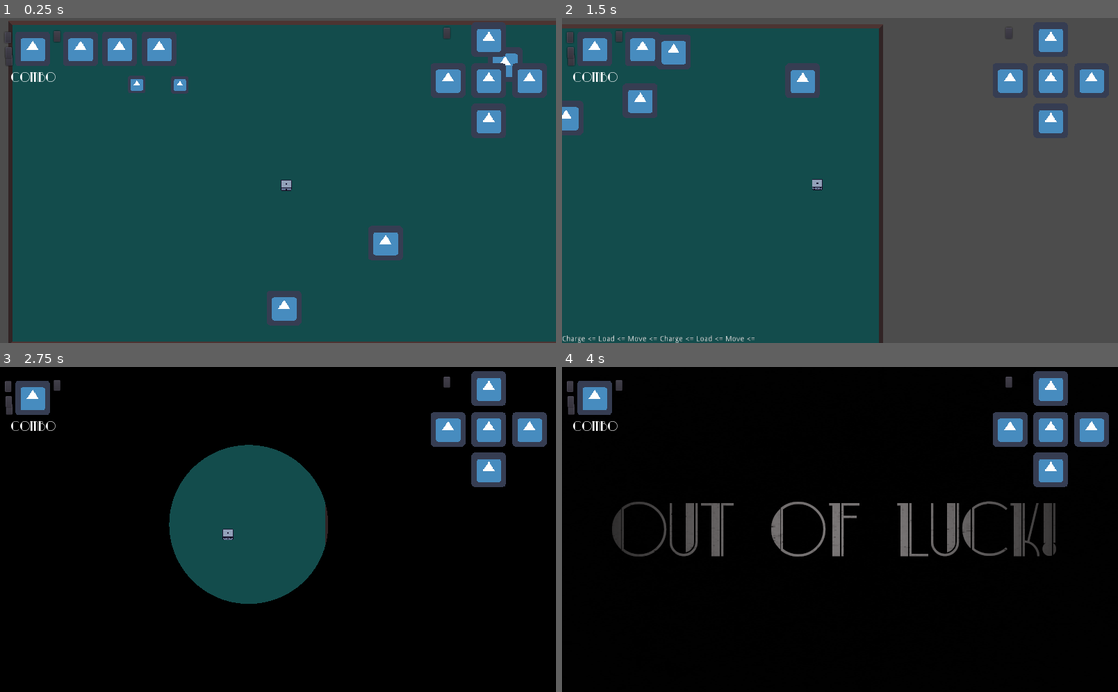
Above: before the commit, frames 1-4 (two rows, left to right).
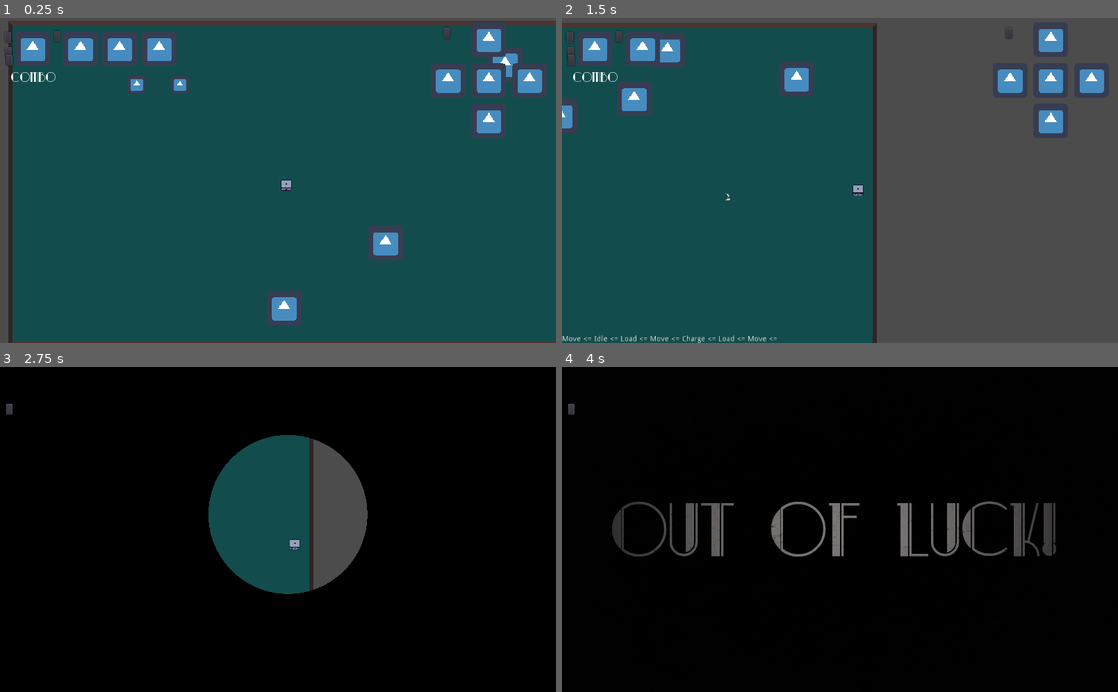
Above: after the commit, the same moments.

Repository: andrebariani/gmtk2022
Game: Godot game, scene res://src/Main.tscn
Two runs of this game, one before a commit and one after it. Both use one fixed random seed, a clock stepped at 60 frames per second and the inputs below. The engine's default icon, where the game draws it, is replaced by a stand-in: a white triangle on a blue panel in a dark square.
Inputs (mouse positions are in pixels of both pictures, inside the frame that each line leads up to):
- Up to frame 1 (0.25 s): no input
- Up to frame 2 (1.5 s): tap Enter (ui_accept) at 0.5, 0.77 s; move the mouse to (962, 164) at 0.52 s; hold D (move_right) 0.53-1.28 s; click (962, 164) at 0.6 s; move the mouse to (728, 196) at 1.27 s; hold S (move_down) from 1.28 s (still down); click (728, 196) at 1.35 s
- Up to frame 3 (2.75 s): tap Enter (ui_accept) at 1.52 s; move the mouse to (333, 458) at 2.02 s; release S (move_down) at 2.03 s; hold D (move_right) from 2.03 s (still down); tap Space (roll) at 2.1 s; click (333, 458) at 2.3 s
- Up to frame 4 (4 s): move the mouse to (812, 594) at 2.77 s; release D (move_right) at 2.78 s; hold W (move_up) 2.78-3.53 s; click (812, 594) at 2.85 s; tap Enter (ui_accept) at 3.02, 3.77 s; move the mouse to (1006, 578) at 3.52 s; hold A (move_left) from 3.53 s (still down); click (1006, 578) at 3.6 s

The runs differ from the first frame. In frame 1, less than 0.1% of the frame differs, in the area x 1-3%, y 11-12%; in frame 2, 4.4%; in frame 3, 12%, in the area x 0-99%, y 1-73%; in frame 4, 4.2%.

Commit message:
charge cooldown e feedback do cooldown

Diff:
--- a/src/Main.gd
+++ b/src/Main.gd
@@ -11,6 +11,10 @@
 func _enter_tree():
 	randomize()
 	PlayerReference.set_player($YSort/Player)
+
+
+func _ready():
+	Input.set_custom_mouse_cursor(GlobalNode.game_mouse)
 
 
 func _on_Player_rolled(_direction):
--- a/src/Main.tscn
+++ b/src/Main.tscn
@@ -47,13 +47,14 @@
 
 [node name="Ranged_enemy" parent="YSort" instance=ExtResource( 8 )]
 position = Vector2( 842, -467 )
+collision_layer = 2
 
 [node name="CanvasLayer" type="CanvasLayer" parent="."]
 
+[node name="UI" parent="CanvasLayer" instance=ExtResource( 4 )]
+
 [node name="ScreenShaders" parent="CanvasLayer" instance=ExtResource( 3 )]
 pause_mode = 2
-
-[node name="UI" parent="CanvasLayer" instance=ExtResource( 4 )]
 
 [node name="Pause" parent="CanvasLayer" instance=ExtResource( 7 )]
 
@@ -62,9 +63,6 @@
 
 [node name="Enemies_spawner" parent="." instance=ExtResource( 11 )]
 
-[node name="CollisionShape2D" parent="Enemies_spawner/Area2D" index="0"]
-position = Vector2( -0.5, -5.5 )
-
 [connection signal="advanced_combo" from="YSort/Player" to="." method="_on_Player_advanced_combo"]
 [connection signal="died" from="YSort/Player" to="." method="_on_Player_died"]
 [connection signal="health_changed" from="YSort/Player" to="." method="_on_Player_health_changed"]
--- a/src/entities/player/Player.gd
+++ b/src/entities/player/Player.gd
@@ -35,6 +35,8 @@
 onready var stateMachine = $StateMachine
 onready var dieFaces = $DieFaces
 onready var hitbox = $Hitbox
+
+onready var _pointer = $Pointer
 onready var _sprite = $Sprite
 onready var _hurtbox = $Hurtbox
 onready var _state_debug = $CanvasLayer/Debug/State
@@ -116,6 +118,17 @@
 	return inputHelper.inputs[key]
 
 
+func toggle_charge(value):
+	enablers.charge = value
+	if value:
+		Input.set_mouse_mode(Input.MOUSE_MODE_VISIBLE)
+		_pointer.visible = false
+	else:
+		Input.set_mouse_mode(Input.MOUSE_MODE_HIDDEN)
+		_pointer.frame = 0
+		_pointer.visible = true
+
+
 func set_enabler(enabler, value):
 	enablers[enabler] = value
 
@@ -154,6 +167,7 @@
 
 
 func _on_Charge_enemy_killed():
+	toggle_charge(true)
 	emit_signal("enemy_killed")
 
 	if dieFaces.get_current_face() == next_combo_face:
--- a/src/entities/player/Player.tscn
+++ b/src/entities/player/Player.tscn
@@ -10,12 +10,42 @@
 [ext_resource path="res://src/entities/player/DieFace.gd" type="Script" id=8]
 [ext_resource path="res://src/entities/player/states/Load.gd" type="Script" id=9]
 [ext_resource path="res://src/entities/player/states/Charge.gd" type="Script" id=10]
+[ext_resource path="res://assets/sprites/pointers/hourglass.png" type="Texture" id=11]
+[ext_resource path="res://src/entities/player/Pointer.gd" type="Script" id=12]
 
 [sub_resource type="RectangleShape2D" id=1]
 extents = Vector2( 20, 15 )
 
 [sub_resource type="RectangleShape2D" id=2]
 extents = Vector2( 67, 68 )
+
+[sub_resource type="AtlasTexture" id=3]
+atlas = ExtResource( 11 )
+region = Rect2( 0, 0, 16, 16 )
+
+[sub_resource type="AtlasTexture" id=4]
+atlas = ExtResource( 11 )
+region = Rect2( 16, 0, 16, 16 )
+
+[sub_resource type="AtlasTexture" id=5]
+atlas = ExtResource( 11 )
+region = Rect2( 32, 0, 16, 16 )
+
+[sub_resource type="AtlasTexture" id=6]
+atlas = ExtResource( 11 )
+region = Rect2( 48, 0, 16, 16 )
+
+[sub_resource type="AtlasTexture" id=7]
+atlas = ExtResource( 11 )
+region = Rect2( 64, 0, 16, 16 )
+
+[sub_resource type="SpriteFrames" id=8]
+animations = [ {
+"frames": [ SubResource( 3 ), SubResource( 4 ), SubResource( 5 ), SubResource( 6 ), SubResource( 7 ) ],
+"loop": true,
+"name": "default",
+"speed": 5.0
+} ]
 
 [node name="Player" type="KinematicBody2D"]
 script = ExtResource( 2 )
@@ -59,6 +89,8 @@
 [node name="Charge" type="Node" parent="StateMachine"]
 script = ExtResource( 10 )
 
+[node name="Timer" type="Timer" parent="StateMachine/Charge"]
+
 [node name="CanvasLayer" type="CanvasLayer" parent="."]
 
 [node name="Debug" type="VBoxContainer" parent="CanvasLayer"]
@@ -92,6 +124,14 @@
 [node name="CollisionShape2D" type="CollisionShape2D" parent="Hitbox"]
 shape = SubResource( 2 )
 
+[node name="Pointer" type="AnimatedSprite" parent="."]
+visible = false
+scale = Vector2( 2, 2 )
+frames = SubResource( 8 )
+playing = true
+script = ExtResource( 12 )
+
 [connection signal="rolled" from="StateMachine/Roll" to="." method="_on_Roll_rolled"]
 [connection signal="enemy_killed" from="StateMachine/Charge" to="." method="_on_Charge_enemy_killed"]
+[connection signal="timeout" from="StateMachine/Charge/Timer" to="StateMachine/Charge" method="_on_Timer_timeout"]
 [connection signal="area_entered" from="Hitbox" to="StateMachine/Charge" method="_on_Hitbox_area_entered"]
--- /dev/null
+++ b/src/entities/player/Pointer.gd
@@ -0,0 +1,5 @@
+extends AnimatedSprite
+
+
+func _process(delta):
+	global_position = get_global_mouse_position()
--- a/src/entities/player/states/Charge.gd
+++ b/src/entities/player/states/Charge.gd
@@ -1,6 +1,10 @@
 extends State
 
 signal enemy_killed
+
+export var cooldown = 1
+
+onready var timer = $Timer
 
 var look_vector
 var starting_load = 0
@@ -36,6 +40,9 @@
 	e.hitbox.set_deferred("monitoring", false)
 	e.take_knockback(look_vector * 1500)
 
+	e.toggle_charge(false)
+	timer.start()
+
 
 func _on_Hitbox_area_entered(area):
 	if area.has_method("take_damage"):
@@ -45,3 +52,7 @@
 	if area.has_method("take_knockback"):
 		area.take_knockback(look_vector * e.current_speed)
 		end("Idle")
+
+
+func _on_Timer_timeout():
+	e.toggle_charge(true)
--- a/src/global/Global.gd
+++ b/src/global/Global.gd
@@ -12,5 +12,6 @@
 	_in_cutscene = value
 	emit_signal("on_cutscene_changed", value)
 
-onready var menu_mouse = preload("res://assets/sprites/pointer_2.png")
-onready var game_mouse = preload("res://assets/sprites/mira.png")
+onready var menu_mouse = preload("res://assets/sprites/pointers/pointer_2.png")
+onready var game_mouse = preload("res://assets/sprites/pointers/mira.png")
+onready var time_mouse = preload("res://assets/sprites/pointers/hourglass.png")
Binary file removed: assets/sprites/mira.png
Binary file added: assets/sprites/pointers/hourglass.png
Binary file added: assets/sprites/pointers/mira.png
Renamed: assets/sprites/pointer_2.png -> assets/sprites/pointers/pointer_2.png
Not shown: 1 places in src/entities/player/Player.tscn that only renumber resources
